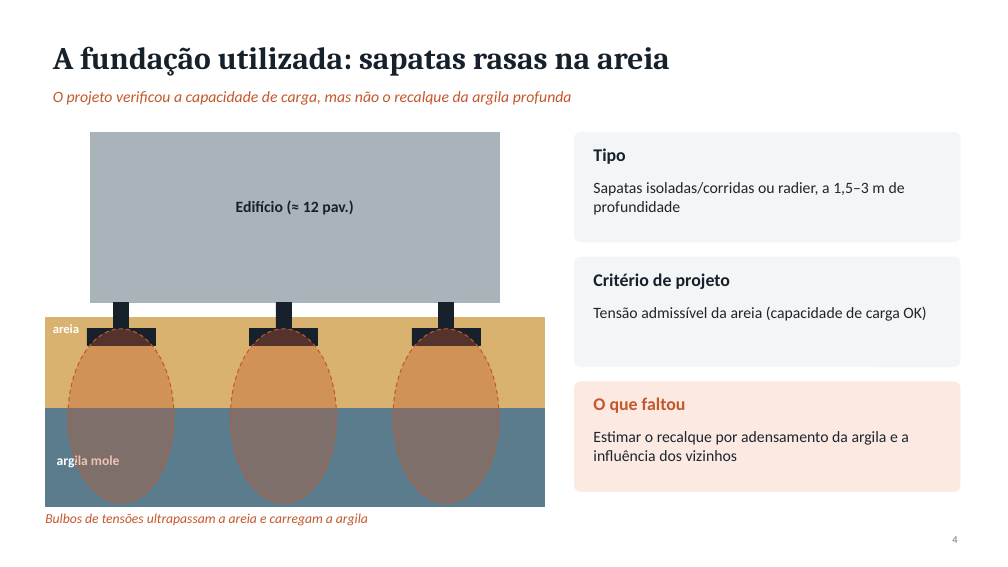
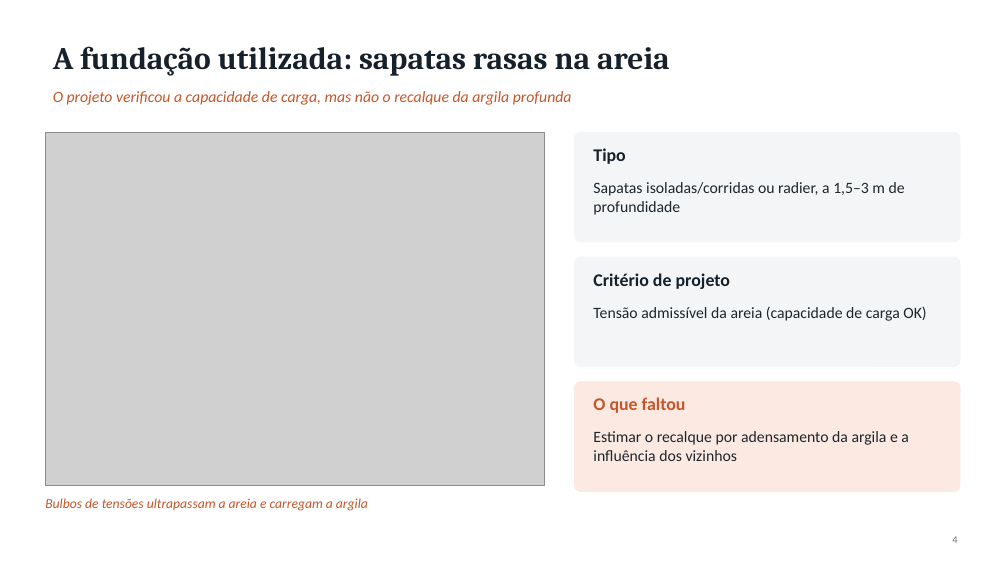
Before and after one commit to augustolemes771-cyber/augusto, a slide deck: slide 4 of fundacoes/Fundacoes_Santos.pptx. Drawn at 1008x567 pixels with LibreOffice and Linux fonts; fonts in the diff are those of the drawing; grey boxes stand for pictures. Boxes give left, top, right and bottom in pixels: in the first picture for what was removed or moved away, otherwise in the second. Text is boxed around its words. In the diff, an @@ line names an element or a change of style, - is before the commit and + after.

```diff
--- a/fundacoes/Fundacoes_Santos.pptx
+++ b/fundacoes/Fundacoes_Santos.pptx
@@ picture added at [45,132,544,485] @@
@@ rectangle removed at [91,132,499,302] @@
@@ text removed at [236,200,353,215] @@
-Edifício (≈ 12 pav.)
@@ rectangle removed at [45,318,544,408] @@
@@ text removed at [53,324,79,333] @@
-areia
@@ ellipse removed at [68,329,174,503] @@
@@ rectangle removed at [87,329,155,346] @@
@@ rectangle removed at [113,302,129,329] @@
@@ ellipse removed at [231,329,337,503] @@
@@ rectangle removed at [250,329,318,346] @@
@@ rectangle removed at [276,302,291,329] @@
@@ ellipse removed at [393,329,499,503] @@
@@ rectangle removed at [412,329,480,346] @@
@@ rectangle removed at [439,302,454,329] @@
@@ rectangle removed at [45,408,544,507] @@
@@ text removed at [57,455,120,467] @@
-argila mole
@@ text "Bulbos de tensões ultrapassam a ...": place and size @@
-text "Bulbos de tensões ultrapassam a ..." at [45,513,368,526]
+text "Bulbos de tensões ultrapassam a ..." at [45,498,368,511]
```
Also in this commit, not shown: 6 other slides changed, 13 other files.
